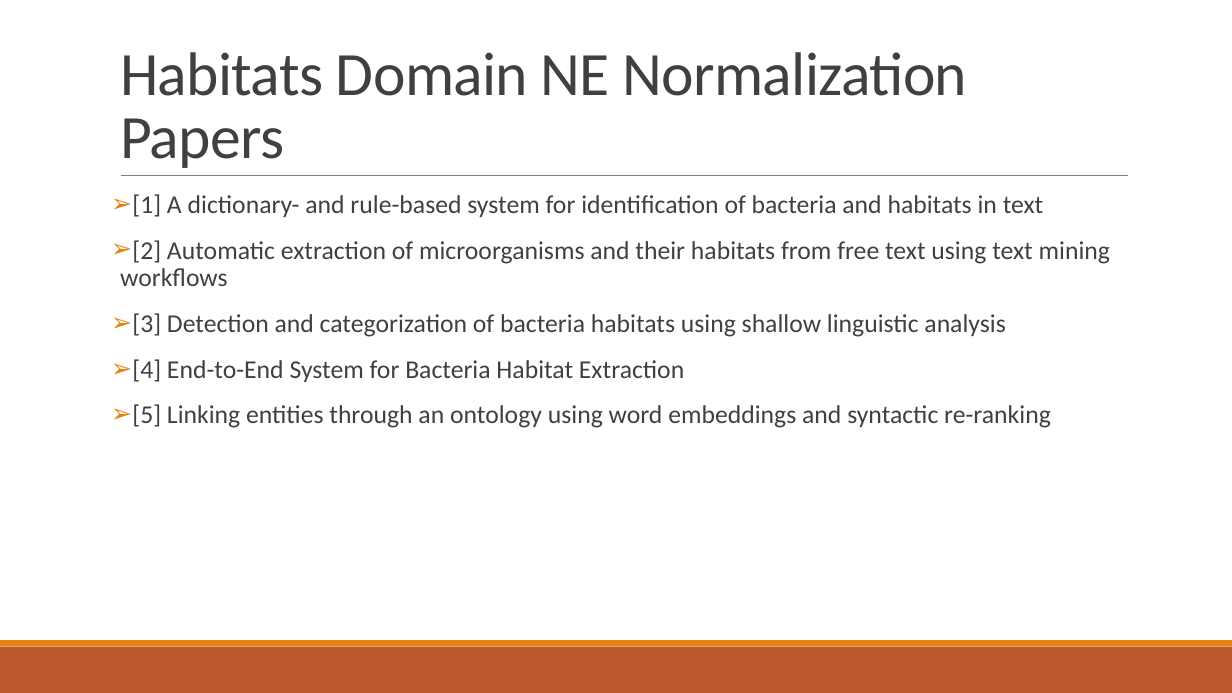
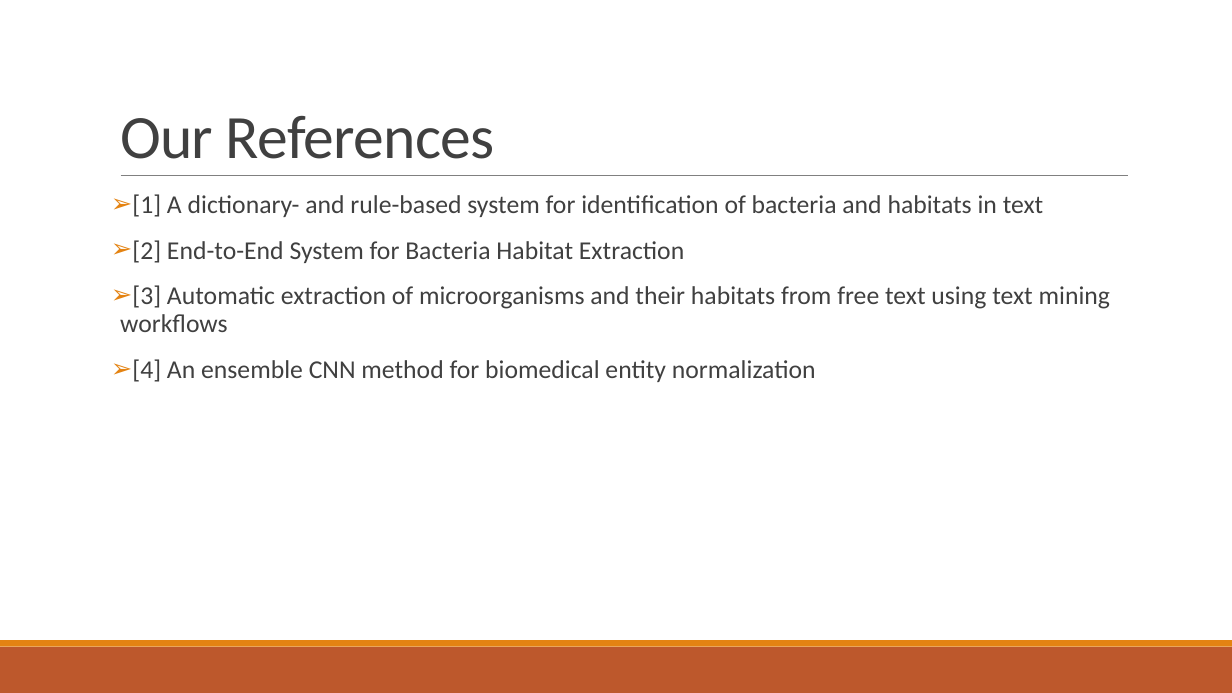
Before and after one commit to abdullahyldz/Cmpe493TermProject, a slide deck: slide 19 of Slides/Combined.pptx (slide 20 before the commit). Drawn at 1232x693 pixels with LibreOffice and Linux fonts; fonts in the diff are those of the drawing. Boxes give left, top, right and bottom in pixels: in the first picture for what was removed or moved away, otherwise in the second. Text is boxed around its words. In the diff, an @@ line names an element or a change of style, - is before the commit and + after.

```diff
--- a/Slides/Combined.pptx
+++ b/Slides/Combined.pptx
@@ title at [120,116,495,159]: text changed @@
-Habitats Domain NE Normalization Papers
+Our References
@@ text at [120,240,1110,382]: text changed @@
-➢ [2] Automatic extraction of microorganisms and their habitats from free text using text mining workflows
-➢ [3] Detection and categorization of bacteria habitats using shallow linguistic analysis
-➢ [4] End-to-End System for Bacteria Habitat Extraction
-➢ [5] Linking entities through an ontology using word embeddings and syntactic re-ranking
+➢ [2] End-to-End System for Bacteria Habitat Extraction
+➢ [3] Automatic extraction of microorganisms and their habitats from free text using text mining workflows
+➢ [4] An ensemble CNN method for biomedical entity normalization
```
Also in this commit, not shown: 14 other slides changed, 2 slides removed, 1 other file.
